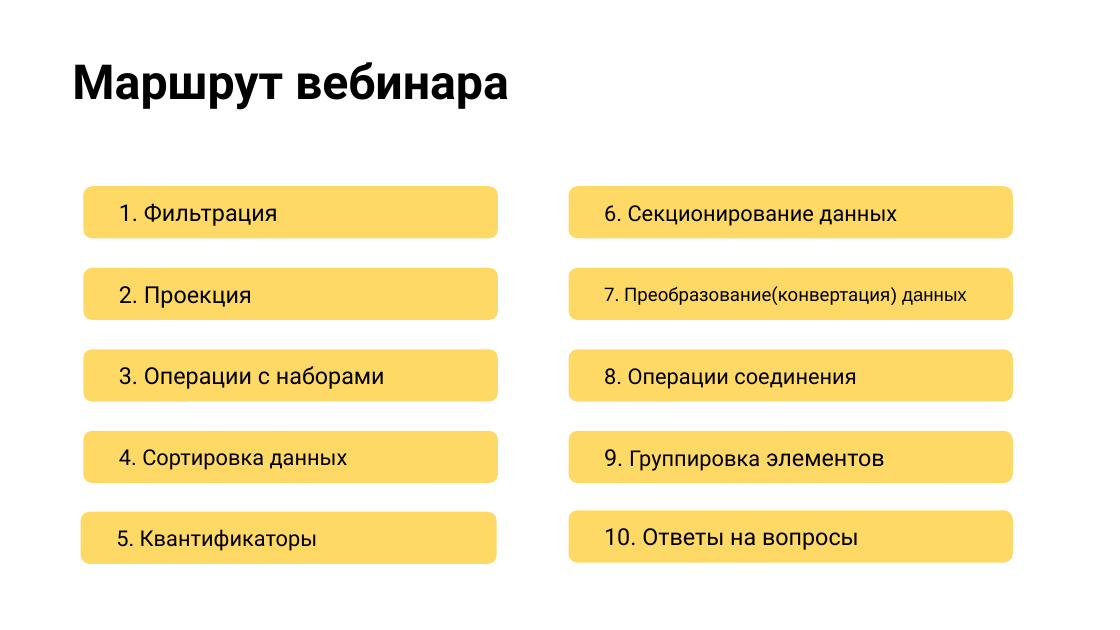
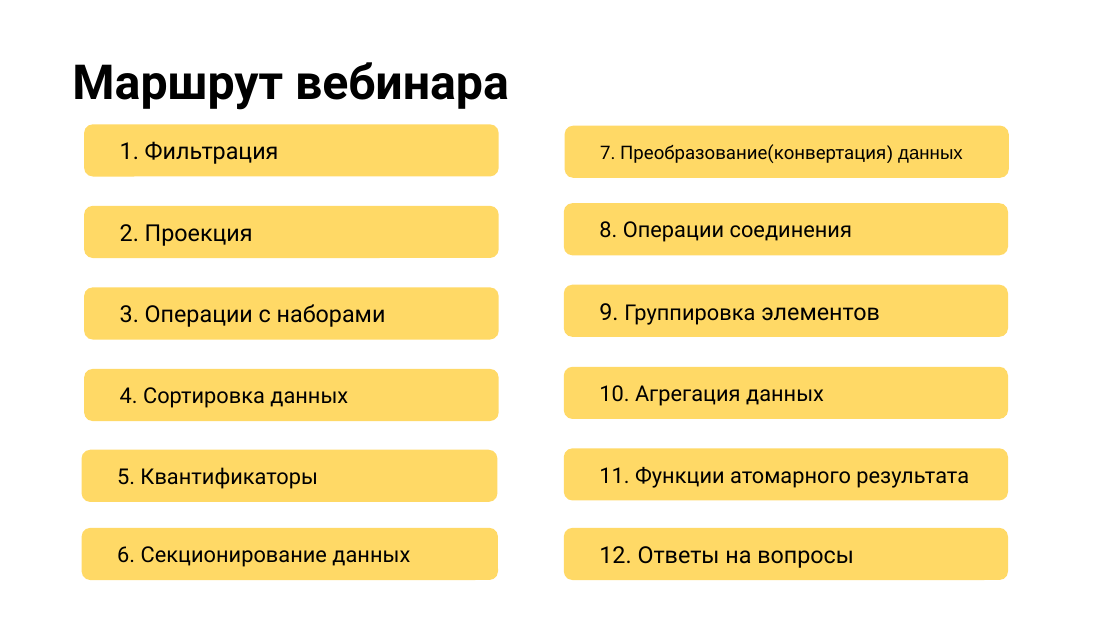
Before and after one commit to NilovPavel/LessonsLinq, a slide deck: slide 5 of LinqOperators.pptx. Drawn at 1120x630 pixels with LibreOffice and Linux fonts; fonts in the diff are those of the drawing; background and template pictures are left out. Boxes give left, top, right and bottom in pixels: in the first picture for what was removed or moved away, otherwise in the second. Text is boxed around its words. In the diff, an @@ line names an element or a change of style, - is before the commit and + after.

Commit message:
Добавлены операторы агрегации и атомарного результата.

```diff
--- a/LinqOperators.pptx
+++ b/LinqOperators.pptx
@@ 3 rounded rectangles: place and size @@
-3 rounded rectangles at (569, 268, 1014, 484)
+3 rounded rectangles at (563, 125, 1009, 337)
@@ rounded rectangle "4. Сортировка данных": place and size @@
-rounded rectangle "4. Сортировка данных" at (83, 431, 497, 484)
+rounded rectangle "4. Сортировка данных" at (84, 368, 498, 421)
@@ rounded rectangle added at (563, 367, 1008, 420), fill #FFD966, 14 pt, text #000000 @@
+10. Агрегация данных
@@ rounded rectangle added at (563, 448, 1008, 501), fill #FFD966, 14 pt, text #000000 @@
+11. Функции атомарного результата
@@ 4 rounded rectangles: place and size @@
-4 rounded rectangles at (81, 186, 497, 564)
+4 rounded rectangles at (82, 124, 498, 503)
@@ rounded rectangle "6. Секционирование данных": place and size @@
-rounded rectangle "6. Секционирование данных" at (569, 186, 1014, 239)
+rounded rectangle "6. Секционирование данных" at (82, 528, 498, 580)
@@ rounded rectangle "12. Ответы на вопросы": place and size @@
-rounded rectangle "12. Ответы на вопросы" at (569, 511, 1014, 563)
+rounded rectangle "12. Ответы на вопросы" at (563, 528, 1008, 580)
@@ text in rounded rectangle at (599, 546, 854, 568): text changed @@
-10. Ответы на вопросы
+12. Ответы на вопросы
```
Also in this commit, not shown: 2 other slides changed, 4 slides added, 1 other file.
